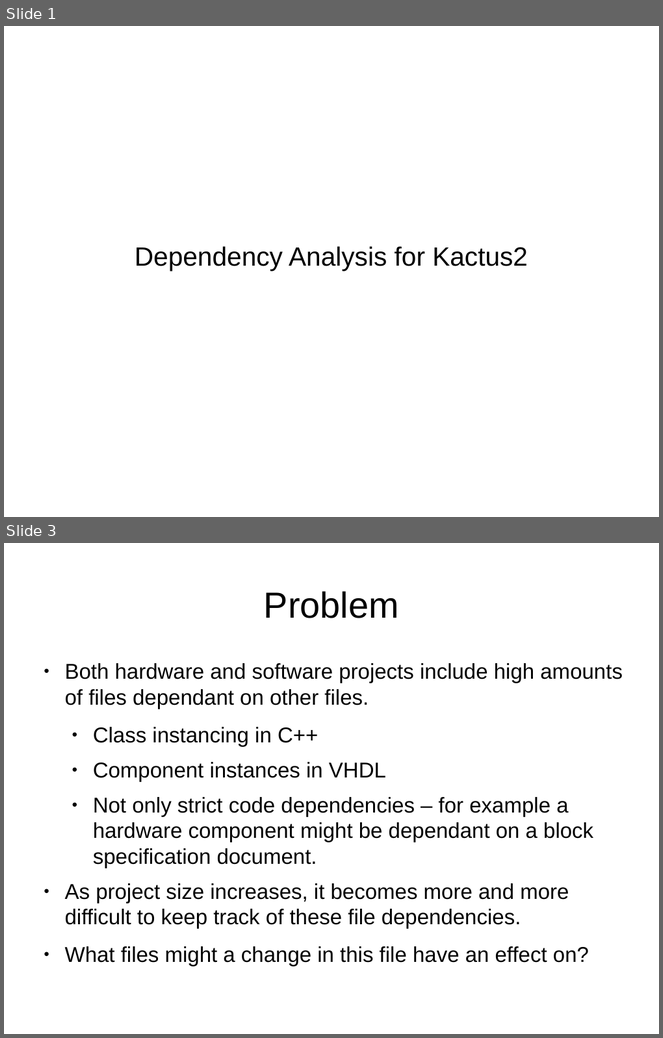
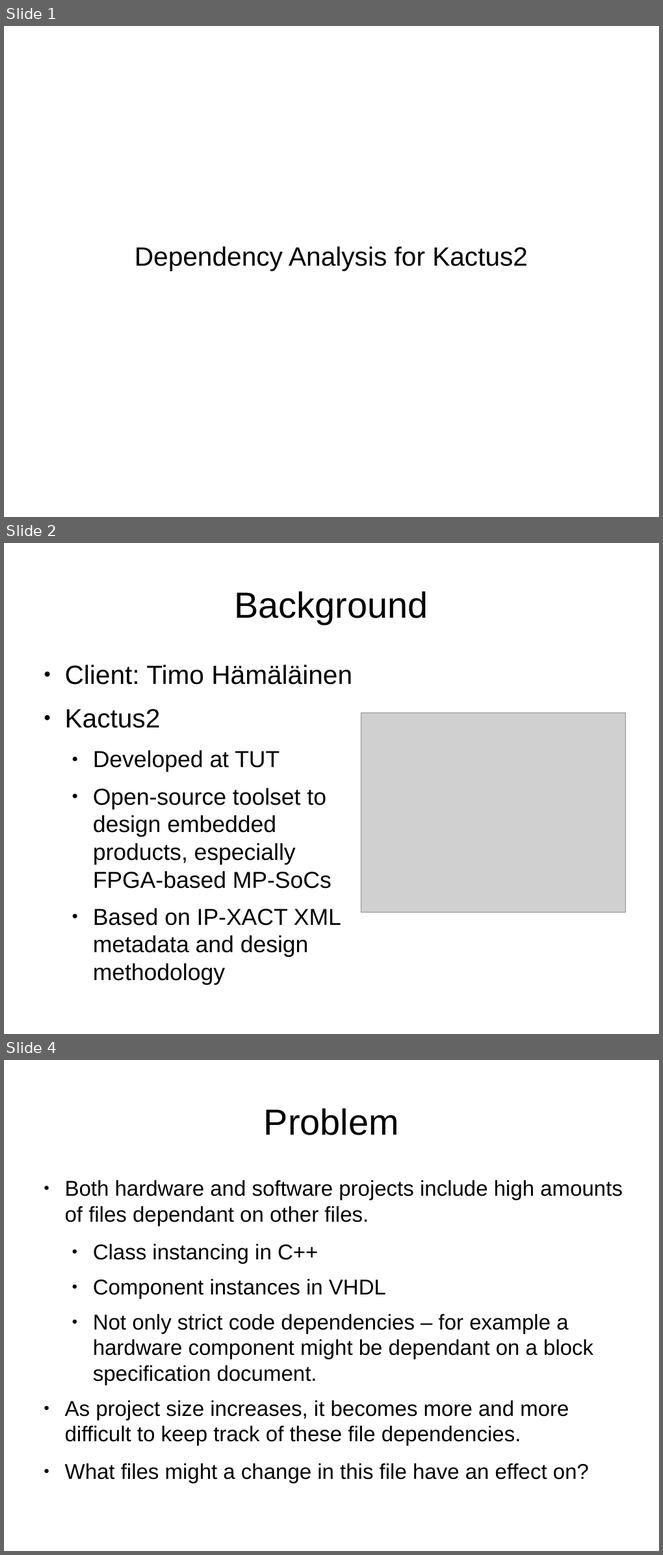
Before and after one commit to darwinbeing/kactus2all, a slide deck: Administrative/Project Plan Slides.odp. Shown one above the other, each under a label of ours: slides 1 and 3 before the commit, slides 1, 2 and 4 after it; the slides between them are not shown. The pictures are 663x1038 and 663x1555 pixels, drawn with LibreOffice and Linux fonts; fonts in the diff are those of the drawing; grey boxes stand for pictures. Boxes give left, top, right and bottom in pixels: in the first picture for what was removed or moved away, otherwise in the second. Text is boxed around its words. In the diff, an @@ line names an element or a change of style, - is before the commit and + after.

```diff
--- a/Administrative/Project Plan Slides.odp
+++ b/Administrative/Project Plan Slides.odp
@@ slide 2 added at <box>4,543,659,1034</box>, background #FFFFFF @@
@@ title added at <box>235,591,428,624</box>, 44 pt, text #000000 @@
+Background
@@ text added at <box>65,665,352,958</box>, 28 pt, text #000000 @@
+● Client: Timo Hämäläinen
+● Kactus2
+  ● Developed at TUT
+  ● Open-source toolset to design embedded products, especially FPGA-based MP-SoCs
+  ● Based on IP-XACT XML metadata and design methodology
@@ picture added at <box>362,713,626,913</box> @@
@@ what was slide 3 is now slide 4 @@
```
Also in this commit, not shown: 1 slide changed, 3 other slides added, 2 slides removed.
